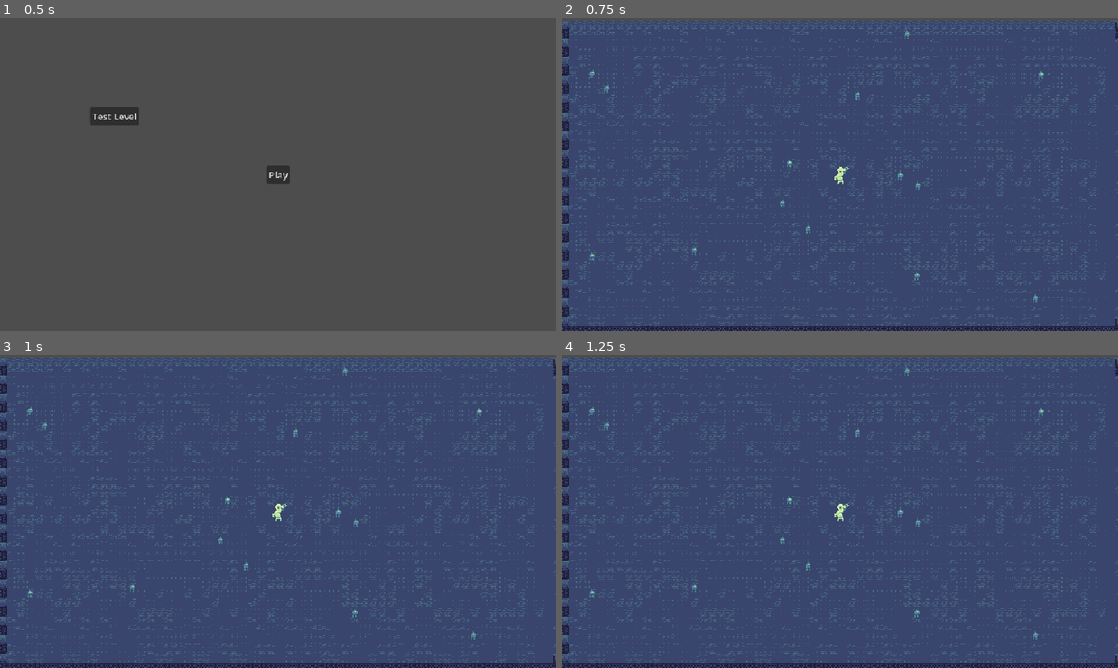
Above: before the commit, frames 1-4 (two rows, left to right).
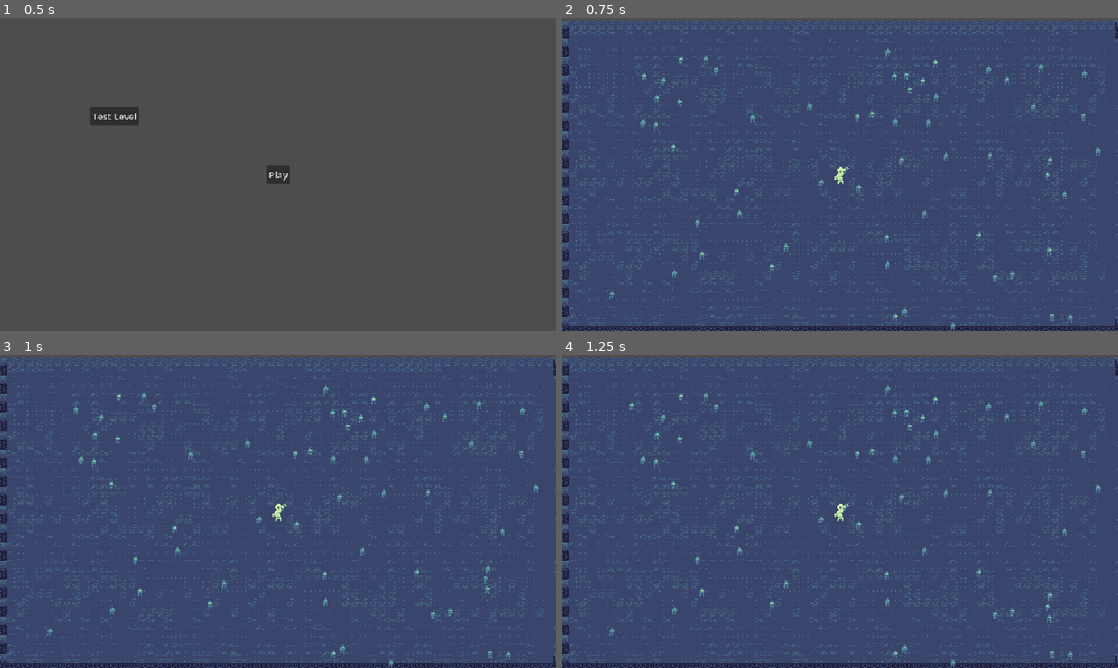
Above: after the commit, the same moments.

Repository: austingwatson/Signal
Game: Godot game, scene res://scenes/title_screen.tscn
Same seed, same stepped clock (60 frames per second), same inputs: the game is played once before the commit and once after it.
Inputs:
- Up to frame 1 (0.5 s): no input
- Up to frame 2 (0.75 s): click "Test Level" at 0.5 s
- Up to frame 3 (1 s): no input
- Up to frame 4 (1.25 s): no input

Frame 1 is identical in both runs. In frame 2, 1.0% of the frame differs, in the area x 5-97%, y 3-100%; in frame 3, 1.0%; in frame 4, 1.0%.

Commit message:
i think end of flow field journey :(

Diff:
--- a/scenes/map/tiled_map.tscn
+++ b/scenes/map/tiled_map.tscn
@@ -1,11 +1,6 @@
 [gd_scene format=3 uid="uid://bcacxo1qi3h2n"]
 
 [ext_resource type="Script" uid="uid://b7cf08d6bq5wp" path="res://scripts/map/tiled_map.gd" id="1_vn1t8"]
-[ext_resource type="PackedScene" uid="uid://ctcwa1necw8wl" path="res://scenes/map/chunk/test/test_chunk.tscn" id="2_qmp00"]
-[ext_resource type="PackedScene" uid="uid://cinp5prjm00uw" path="res://scenes/map/chunk/test/test_chunk_left.tscn" id="3_ca0p4"]
-[ext_resource type="PackedScene" uid="uid://yyyrkusgkqmv" path="res://scenes/map/chunk/test/test_chunk_left_right.tscn" id="4_dh3ur"]
-[ext_resource type="PackedScene" uid="uid://d1rt8ojs7g3ia" path="res://scenes/map/chunk/test/test_chunk_up_right.tscn" id="5_c3v3p"]
-[ext_resource type="PackedScene" uid="uid://dm1vqs8ahjuex" path="res://scenes/map/chunk/test/test_tower_chunk.tscn" id="6_3ie0r"]
 [ext_resource type="Texture2D" uid="uid://crcqp68hj3io2" path="res://assets/textures/environment/tile_sheet.png" id="7_3ie0r"]
 [ext_resource type="PackedScene" uid="uid://8cslt24kwe3d" path="res://scenes/map/chunk/test/test_tower_chunk_all.tscn" id="7_d8yfu"]
 [ext_resource type="TileSet" uid="uid://cfcyx330dr4dt" path="res://resources/tileset/ground.tres" id="9_dh3ur"]
@@ -48,7 +43,7 @@
 z_index = -1
 script = ExtResource("1_vn1t8")
 debug_flow = null
-chunk_library = Array[PackedScene]([ExtResource("2_qmp00"), ExtResource("3_ca0p4"), ExtResource("4_dh3ur"), ExtResource("5_c3v3p"), ExtResource("6_3ie0r"), ExtResource("7_d8yfu")])
+chunk_library = Array[PackedScene]([ExtResource("7_d8yfu")])
 
 [node name="Ground" type="TileMapLayer" parent="." unique_id=968830625]
 tile_set = SubResource("TileSet_bw0pg")
--- a/scenes/test_level_screen.tscn
+++ b/scenes/test_level_screen.tscn
@@ -4,6 +4,12 @@
 [ext_resource type="PackedScene" uid="uid://bcacxo1qi3h2n" path="res://scenes/map/tiled_map.tscn" id="1_81dx7"]
 [ext_resource type="PackedScene" uid="uid://cyvw0ck5o7yyv" path="res://scenes/entity/actor/player.tscn" id="1_kfx0g"]
 [ext_resource type="Texture2D" uid="uid://swqltwa43xp" path="res://assets/textures/environment/background_dark.png" id="1_p5up1"]
+[ext_resource type="PackedScene" uid="uid://ctcwa1necw8wl" path="res://scenes/map/chunk/test/test_chunk.tscn" id="4_l6qwg"]
+[ext_resource type="PackedScene" uid="uid://cinp5prjm00uw" path="res://scenes/map/chunk/test/test_chunk_left.tscn" id="5_8gchq"]
+[ext_resource type="PackedScene" uid="uid://yyyrkusgkqmv" path="res://scenes/map/chunk/test/test_chunk_left_right.tscn" id="6_acc34"]
+[ext_resource type="PackedScene" uid="uid://d1rt8ojs7g3ia" path="res://scenes/map/chunk/test/test_chunk_up_right.tscn" id="7_i2btp"]
+[ext_resource type="PackedScene" uid="uid://dm1vqs8ahjuex" path="res://scenes/map/chunk/test/test_tower_chunk.tscn" id="8_71w4v"]
+[ext_resource type="PackedScene" uid="uid://8cslt24kwe3d" path="res://scenes/map/chunk/test/test_tower_chunk_all.tscn" id="9_wmcel"]
 
 [node name="TestLevelScreen" type="Node2D" unique_id=1663135438]
 script = ExtResource("1_2dks2")
@@ -17,7 +23,10 @@
 texture = ExtResource("1_p5up1")
 
 [node name="TiledMap" parent="." unique_id=859205898 instance=ExtResource("1_81dx7")]
-debug_flow = true
+debug_flow = false
+chunk_library = Array[PackedScene]([ExtResource("4_l6qwg"), ExtResource("5_8gchq"), ExtResource("6_acc34"), ExtResource("7_i2btp"), ExtResource("8_71w4v"), ExtResource("9_wmcel")])
+map_size = Vector2i(20, 20)
+towers_amount = 5
 
 [node name="Player" parent="." unique_id=366550933 instance=ExtResource("1_kfx0g")]
 position = Vector2(484, 266)
--- a/scripts/component/path_finder_component.gd
+++ b/scripts/component/path_finder_component.gd
@@ -6,10 +6,41 @@
 var flow_field: FlowField = preload("res://scripts/map/flow_field.tres")
 var use_flowfield := true
 
+var current_tile := Vector2i.ZERO
+var final_tile := Vector2i.ZERO
 
-func _physics_process(_delta: float) -> void:
-	if use_flowfield:
-		var dir := flow_field.get_direction(global_position)
-		character_movement_component.set_direction(dir)
-	else:
-		pass
+
+func request_next_tile() -> Vector2i:
+	current_tile = flow_field.get_tile_pos(global_position)
+	var dir := flow_field.get_direction(global_position)
+
+	if dir == Vector2.ZERO:
+		return current_tile
+
+	return current_tile + Vector2i(round(dir.x), round(dir.y))
+
+
+func find_fallback_tile(reservations: Dictionary) -> Vector2i:
+	var neighbors = [
+		Vector2i(1, 0), Vector2i(-1, 0),
+		Vector2i(0, 1), Vector2i(0, -1)
+	]
+
+	for n in neighbors:
+		var t = current_tile + n
+		if flow_field._in_bounds(t) and not reservations.has(t):
+			return t
+
+	final_tile = current_tile
+	return current_tile
+
+
+func apply_reserved_tile() -> void:
+	if final_tile == current_tile:
+		return
+
+	var world_target := flow_field.get_map_pos(final_tile)
+	var dir := (world_target - global_position).normalized()
+	character_movement_component.set_direction(dir)
+
+	current_tile = final_tile
--- a/scripts/global/entity_manager.gd
+++ b/scripts/global/entity_manager.gd
@@ -1,5 +1,42 @@
 extends Node
+
+var enemies := Node2D.new()
+var reservations := {}
+
+func _ready() -> void:
+	add_child(enemies)
+
+
+func _physics_process(_delta: float) -> void:
+	reservations.clear()
+
+	for enemy in enemies.get_children():
+		var desired = enemy.get_node("PathFinderComponent").request_next_tile()
+		if not reservations.has(desired):
+			reservations[desired] = [enemy]
+		else:
+			reservations[desired].append(enemy)
+
+	for tile in reservations.keys():
+		var list = reservations[tile]
+
+		if list.size() == 1:
+			list[0].get_node("PathFinderComponent").final_tile = tile
+		else:
+			var winner = list[randi() % list.size()]
+			winner.get_node("PathFinderComponent").final_tile = tile
+
+			for other in list:
+				if other != winner:
+					other.get_node("PathFinderComponent").find_fallback_tile(reservations)
+
+	for enemy in enemies.get_children():
+		enemy.get_node("PathFinderComponent").apply_reserved_tile()
 
 
 func add_entity(entity: Node) -> void:
 	add_child(entity)
+
+
+func add_enemy(enemy: Node) -> void:
+	enemies.add_child(enemy)
--- a/scripts/map/flow_field.gd
+++ b/scripts/map/flow_field.gd
@@ -189,5 +189,13 @@
 	return flow_field[cell.x][cell.y]
 
 
+func get_tile_pos(world_position: Vector2) -> Vector2i:
+	return ground.local_to_map(world_position)
+
+
+func get_map_pos(tile: Vector2i) -> Vector2:
+	return ground.map_to_local(tile)
+
+
 func _in_bounds(cell: Vector2i) -> bool:
 	return cell.x >= 0 and cell.y >= 0 and cell.x < size.x and cell.y < size.y
--- a/scripts/map/tiled_map.gd
+++ b/scripts/map/tiled_map.gd
@@ -13,6 +13,8 @@
 
 @export var debug_flow := true
 @export var chunk_library: Array[PackedScene] = []
+@export var map_size := Vector2i.ZERO
+@export var towers_amount := 0
 
 var generator := preload("res://scripts/map/procedural_generator.gd").new()
 var merger := preload("res://scripts/map/chunk_merger.gd").new()
@@ -27,7 +29,7 @@
 
 
 func _ready():
-	var world = generator.build_world(chunk_library, 5, 5, 2)
+	var world = generator.build_world(chunk_library, map_size.x, map_size.y, towers_amount)
 	merger.merge_chunks(world, ground, wall, clutter, spawn)
 
 	var towers = spawn_towers(world)
@@ -106,7 +108,7 @@
 			flow_field.created = false
 			flow_field.compute_cost_field(destinations)
 			flow_field.compute_flow_field()
-			for i in range(5):
+			for i in range(0):
 				flow_field.smooth_flow_field()
 			flow_field.created = true
 	)
@@ -132,21 +134,21 @@
 # Replace TILE_* with your actual tile IDs
 # ---------------------------------------------------------
 func direction_to_tile(dir: Vector2) -> Vector2i:
-	var angle = dir.angle()
+	var angle := dir.angle()
 
-	if angle > -PI * 0.625 and angle <= -PI * 0.375:
+	if angle >= -PI * 7/8 and angle < -PI * 5/8:
 		return ARROW_UP_LEFT
-	elif angle > -PI * 0.375 and angle <= -PI * 0.125:
+	elif angle >= -PI * 5/8 and angle < -PI * 3/8:
 		return ARROW_UP
-	elif angle > -PI * 0.125 and angle <= PI * 0.125:
+	elif angle >= -PI * 3/8 and angle < -PI * 1/8:
+		return ARROW_UP_RIGHT
+	elif angle >= -PI * 1/8 and angle < PI * 1/8:
 		return ARROW_RIGHT
-	elif angle > PI * 0.125 and angle <= PI * 0.375:
+	elif angle >= PI * 1/8 and angle < PI * 3/8:
 		return ARROW_DOWN_RIGHT
-	elif angle > PI * 0.375 and angle <= PI * 0.625:
+	elif angle >= PI * 3/8 and angle < PI * 5/8:
 		return ARROW_DOWN
-	elif angle > PI * 0.625 or angle <= -PI * 0.625:
+	elif angle >= PI * 5/8 and angle < PI * 7/8:
+		return ARROW_DOWN_LEFT
+	else:
 		return ARROW_LEFT
-	elif angle > -PI * 0.875 and angle <= -PI * 0.625:
-		return ARROW_LEFT
-	else:
-		return ARROW_DOWN_LEFT
--- a/scripts/test_level_screen.gd
+++ b/scripts/test_level_screen.gd
@@ -5,7 +5,7 @@
 	randomize()
 
 	var swarm_bot_scene := preload("res://scenes/entity/actor/swarm_bot.tscn")
-	for i in range(500):
+	for i in range(100):
 		var swarm_bot = swarm_bot_scene.instantiate()
-		swarm_bot.global_position = Vector2(randf_range(0, 5000), randf_range(0, 5000))
-		EntityManager.add_entity(swarm_bot)
+		swarm_bot.global_position = Vector2(randf_range(50, 1000), randf_range(50, 1000))
+		EntityManager.add_enemy(swarm_bot)
